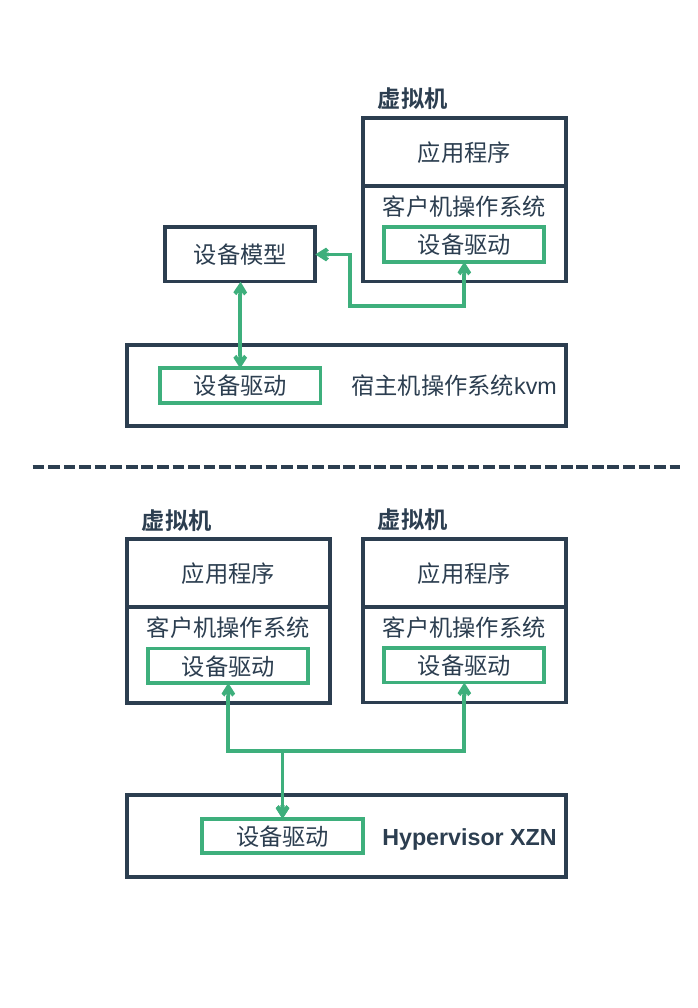
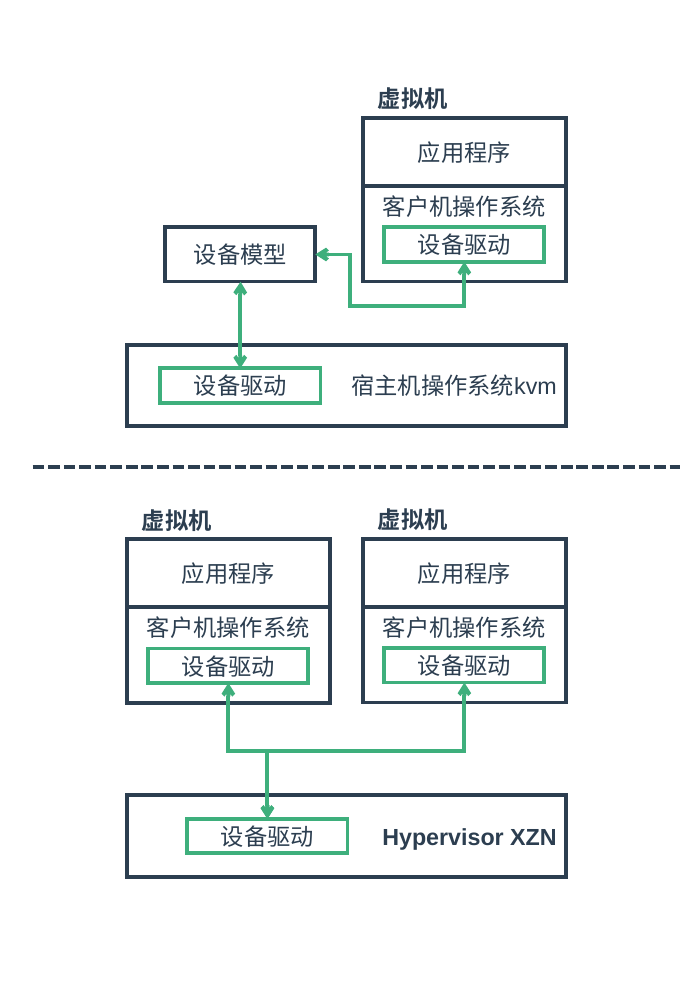
Before and after one commit to zaiqiang-dong/zaiqiang, a slide deck: slide 11 of picture/vitrualization/vitrualization.pptx (slide 19 before the commit). Drawn at 698x1008 pixels with LibreOffice and Linux fonts; fonts in the diff are those of the drawing. Boxes give left, top, right and bottom in pixels: in the first picture for what was removed or moved away, otherwise in the second. Text is boxed around its words. In the diff, an @@ line names an element or a change of style, - is before the commit and + after.

```diff
--- a/picture/vitrualization/vitrualization.pptx
+++ b/picture/vitrualization/vitrualization.pptx
@@ elbow double arrow moved from (228, 683) - (283, 819) to (228, 683) - (267, 819) @@
@@ elbow double arrow moved from (464, 682) - (283, 819) to (464, 682) - (267, 819) @@
@@ rectangle "设备驱动": place and size @@
-rectangle "设备驱动" at <box>202,819,362,853</box>
+rectangle "设备驱动" at <box>187,819,347,853</box>
```
Also in this commit, not shown: 11 other slides changed, 21 slides added, 9 slides removed, 14 other files.
